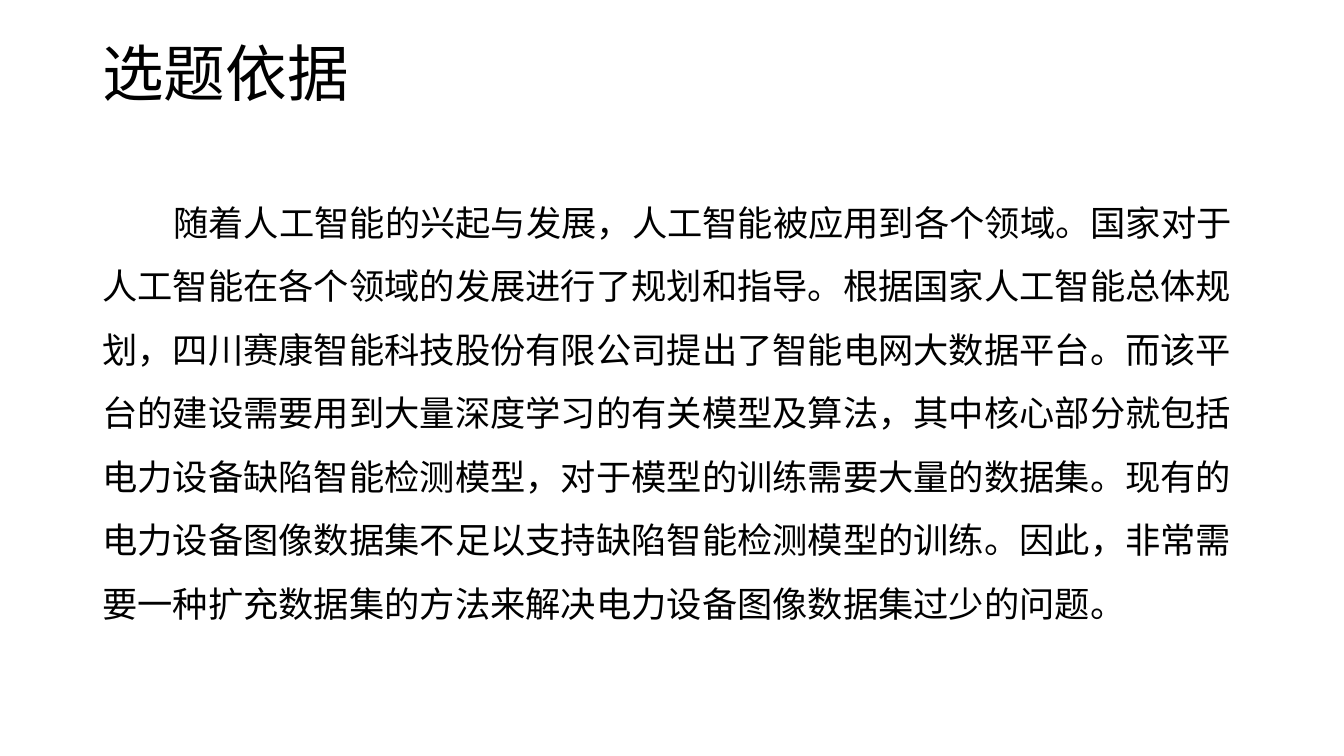
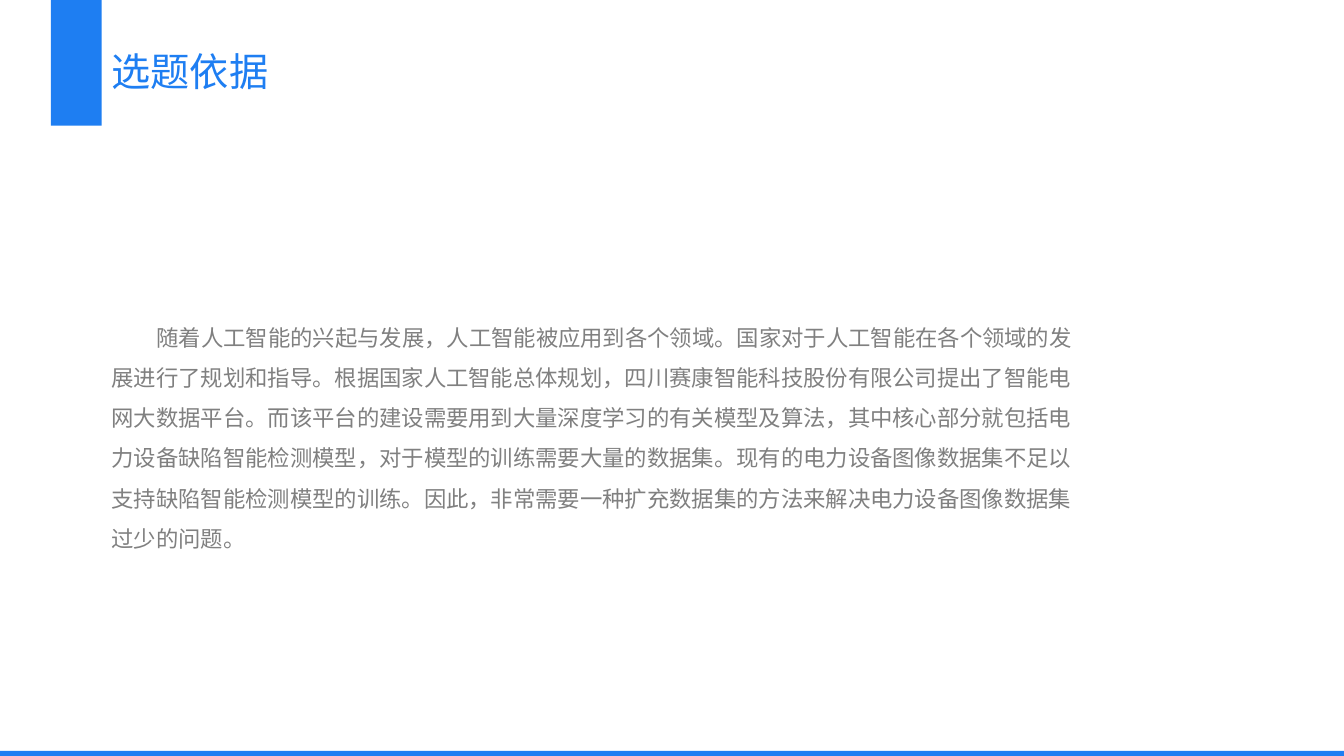
Before and after one commit to hejiam/LittlePrince, a slide deck: slide 9 of 开题报告/开题报告答辩.pptx. Drawn at 1344x756 pixels with LibreOffice and Linux fonts; fonts in the diff are those of the drawing. Boxes give left, top, right and bottom in pixels: in the first picture for what was removed or moved away, otherwise in the second. Text is boxed around its words. In the diff, an @@ line names an element or a change of style, - is before the commit and + after.

```diff
--- a/开题报告/开题报告答辩.pptx
+++ b/开题报告/开题报告答辩.pptx
@@ rectangle added at bbox=[50, 0, 101, 126], fill #1E7EF2 @@
@@ text "选题依据": place and size @@
-text "选题依据" at bbox=[102, 44, 348, 101]
+text "选题依据" at bbox=[112, 53, 269, 89]
@@ text "选题依据" at bbox=[112, 53, 269, 89]: size 44 to 28 pt, font Calibri to Arial, text colour #000000 to #1E7EF2; line spacing 0.9 to 1.1 @@
@@ text "随着人工智能的兴起与发展，人工智能被应用到各个领域。国家对于人工智能在各个领域的发展进行了规划和指导。根据国家人工智能总 ...": place and size @@
-text "随着人工智能的兴起与发展，人工智能被应用到各个领域。国家对于人工智能在各个领域的发展进行了规划和指导。根据国家人工智能总 ..." at bbox=[102, 206, 1231, 620]
+text "随着人工智能的兴起与发展，人工智能被应用到各个领域。国家对于人工智能在各个领域的发展进行了规划和指导。根据国家人工智能总 ..." at bbox=[112, 327, 1072, 549]
@@ text "随着人工智能的兴起与发展，人工智能被应用到各个领域。国家对于人工智能在各个领域的发展进行了规划和指导。根据国家人工智能总 ..." at bbox=[112, 327, 1072, 549]: size 25.2 to 16 pt, font Calibri to Arial, text colour #000000 to #808080; less space between paragraphs; vertical alignment top to middle @@
@@ rectangle added at bbox=[0, 751, 1344, 756], fill #1E7EF2 @@
```
Also in this commit, not shown: 20 other slides changed, 2 other files.
